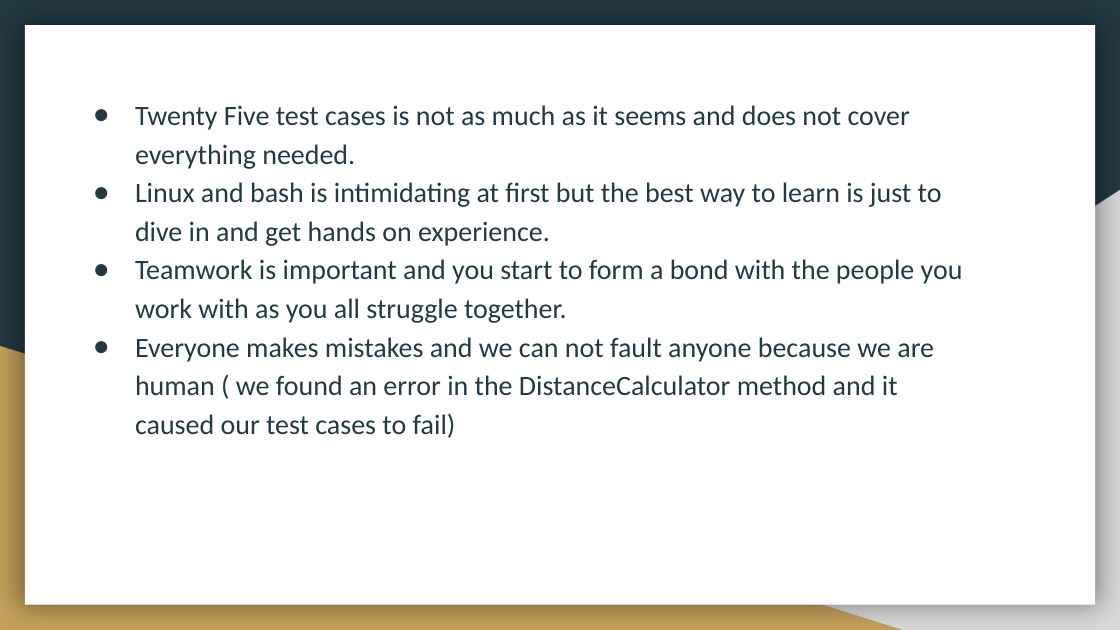
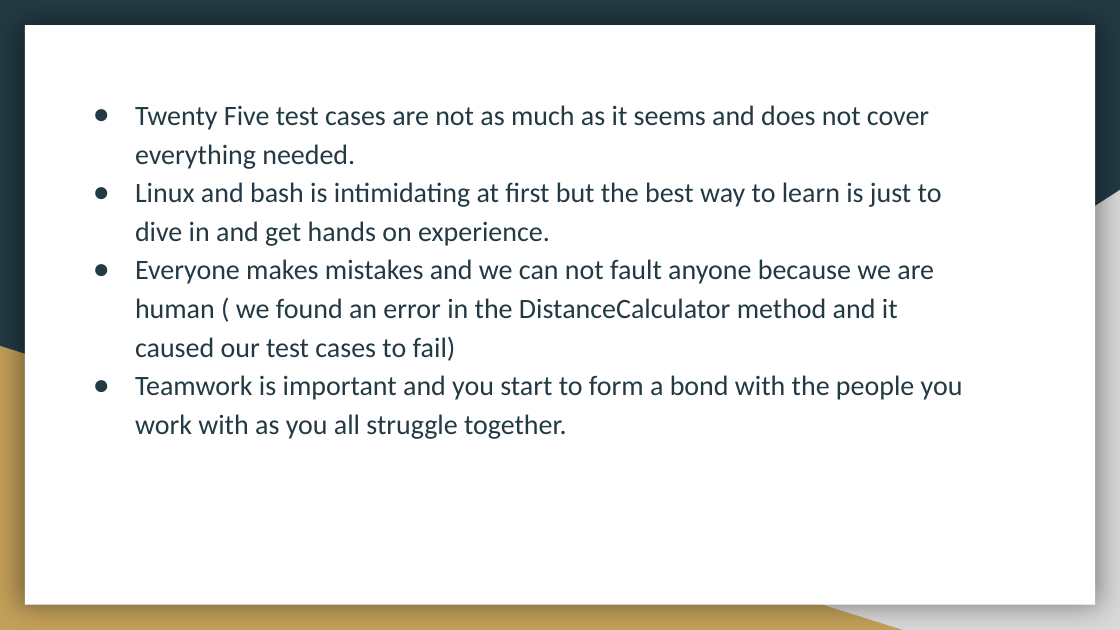
Before and after one commit to csci-362-02-2019/CargoPants, a slide deck: slide 20 of DeliverableReports/CargoPants_presentation.pptx. Drawn at 1120x630 pixels with LibreOffice and Linux fonts; fonts in the diff are those of the drawing. Boxes give left, top, right and bottom in pixels: in the first picture for what was removed or moved away, otherwise in the second. Text is boxed around its words. In the diff, an @@ line names an element or a change of style, - is before the commit and + after.

```diff
--- a/DeliverableReports/CargoPants_presentation.pptx
+++ b/DeliverableReports/CargoPants_presentation.pptx
@@ text at (135,105,929,169): text changed @@
-● Twenty Five test cases is not as much as it seems and does not cover everything needed.
+● Twenty Five test cases are not as much as it seems and does not cover everything needed.
@@ text at (135,259,934,361): paragraph added @@
+● Everyone makes mistakes and we can not fault anyone because we are human ( we found an error in the DistanceCalculator method and it caused our test cases to fail)
@@ text at (135,337,934,438): paragraph removed @@
-● Everyone makes mistakes and we can not fault anyone because we are human ( we found an error in the DistanceCalculator method and it caused our test cases to fail)
```
Also in this commit, not shown: 2 other slides changed.
